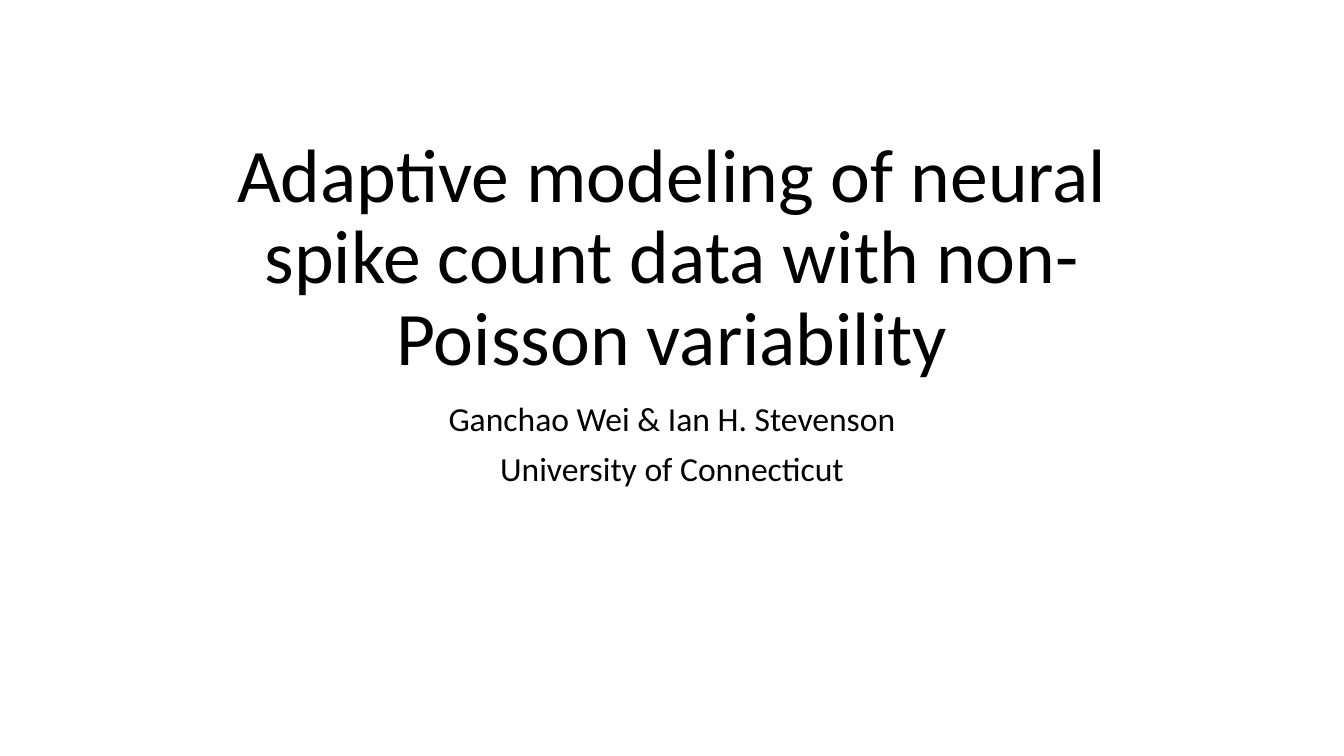
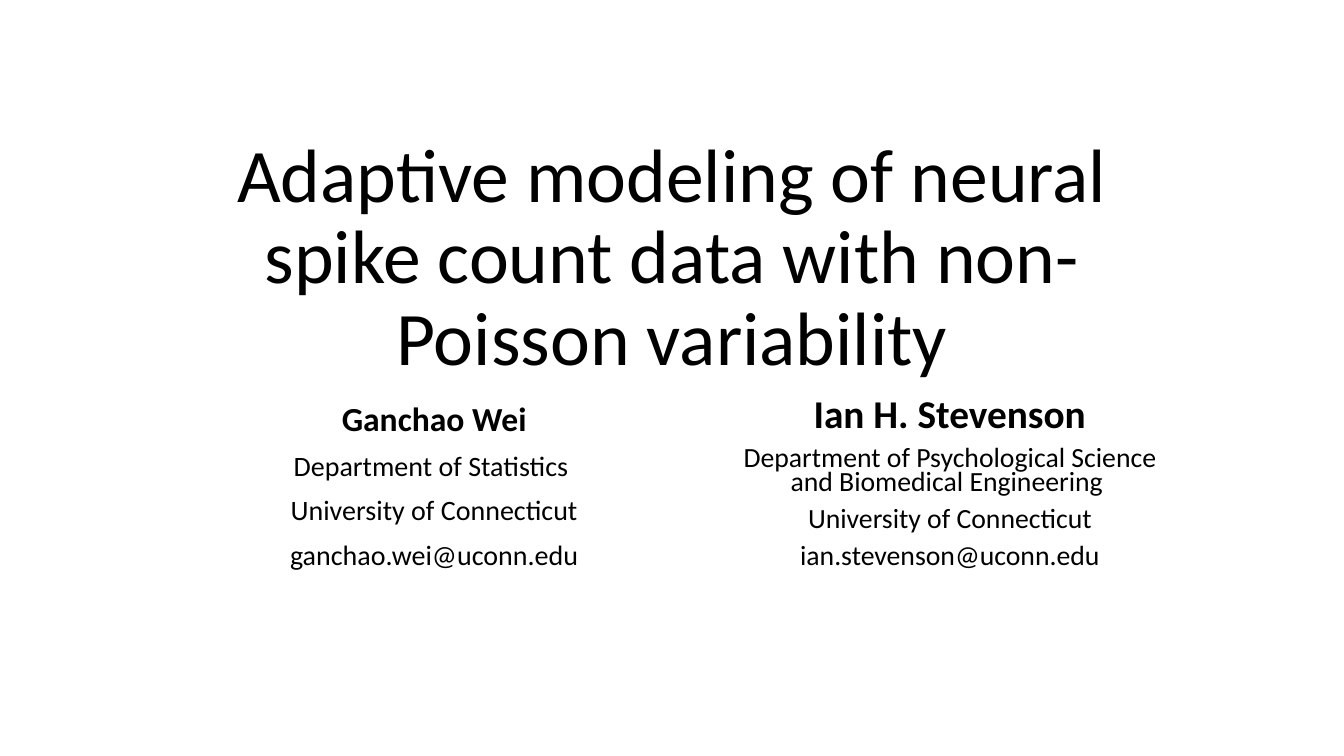
Before and after one commit to weigcdsb/COM_POISSON, a slide deck: slide 1 of documents/JSM_2021/4min_version.pptx. Drawn at 1344x756 pixels with LibreOffice and Linux fonts; fonts in the diff are those of the drawing. Boxes give left, top, right and bottom in pixels: in the first picture for what was removed or moved away, otherwise in the second. Text is boxed around its words. In the diff, an @@ line names an element or a change of style, - is before the commit and + after.

```diff
--- a/documents/JSM_2021/4min_version.pptx
+++ b/documents/JSM_2021/4min_version.pptx
@@ subtitle "Ganchao Wei": place and size @@
-subtitle "Ganchao Wei" at [449, 407, 896, 487]
+subtitle "Ganchao Wei" at [290, 407, 578, 570]
@@ subtitle at [294, 407, 568, 481]: text changed; size 24 to 20 pt @@
-Ganchao Wei & Ian H. Stevenson
+Ganchao Wei
+Department of Statistics
@@ text added at [744, 402, 1156, 568], 19.8 pt, text #000000 @@
+Ian H. Stevenson
+Department of Psychological Science and Biomedical Engineering
+University of Connecticut
+ian.stevenson@uconn.edu
@@ subtitle at [291, 500, 578, 525]: size 24 to 20 pt in "University of Connecticut" @@
@@ subtitle at [290, 545, 578, 570]: paragraph added @@
+ganchao.wei@uconn.edu
```
Also in this commit, not shown: 3 other files.
